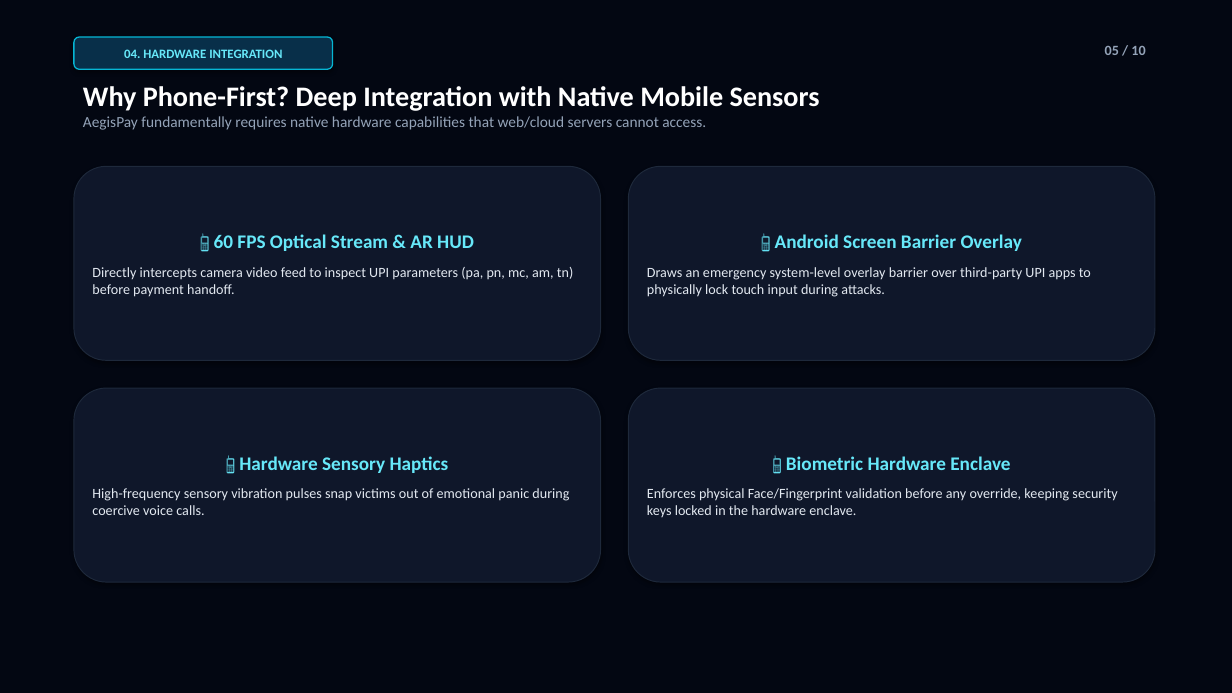
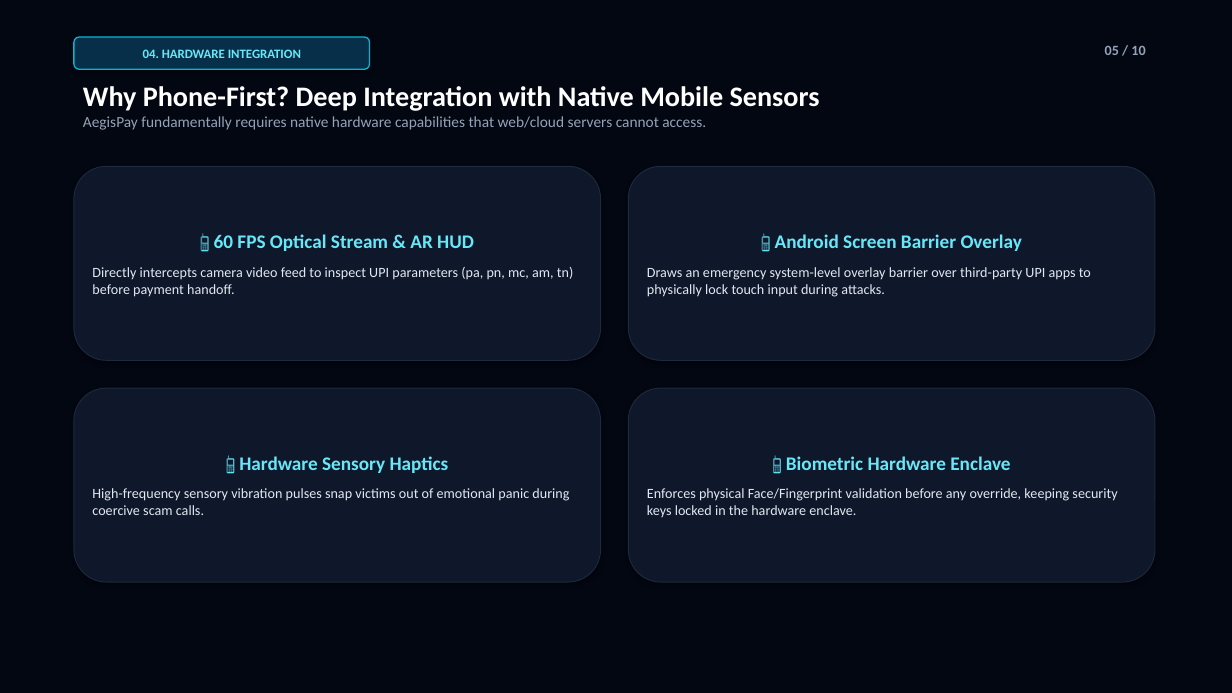
Before and after one commit to dineshkumarc-1/aegispay-iqoo-hackathon, a slide deck: slide 5 of AegisPay_Pitch_Deck.pptx. Drawn at 1232x693 pixels with LibreOffice and Linux fonts; fonts in the diff are those of the drawing. Boxes give left, top, right and bottom in pixels: in the first picture for what was removed or moved away, otherwise in the second. Text is boxed around its words. In the diff, an @@ line names an element or a change of style, - is before the commit and + after.

Commit message:
feat(fintech): align all pitch decks, pptx, and prototypes tightly around FinTech & Commerce UPI lifecycle protection

```diff
--- a/AegisPay_Pitch_Deck.pptx
+++ b/AegisPay_Pitch_Deck.pptx
@@ rounded rectangle "04. HARDWARE INTEGRATION": place and size @@
-rounded rectangle "04. HARDWARE INTEGRATION" at [74, 37, 333, 69]
+rounded rectangle "04. HARDWARE INTEGRATION" at [74, 37, 370, 69]
@@ text in rounded rectangle at [92, 488, 569, 515]: text changed @@
-High-frequency sensory vibration pulses snap victims out of emotional panic during coercive voice calls.
+High-frequency sensory vibration pulses snap victims out of emotional panic during coercive scam calls.
```
Also in this commit, not shown: 9 other slides changed, 2 other files.
